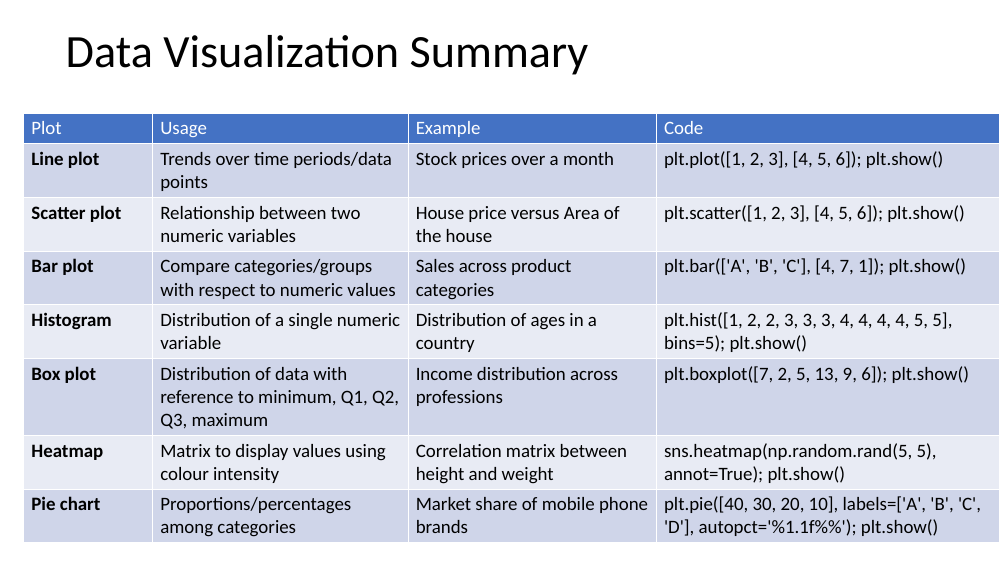
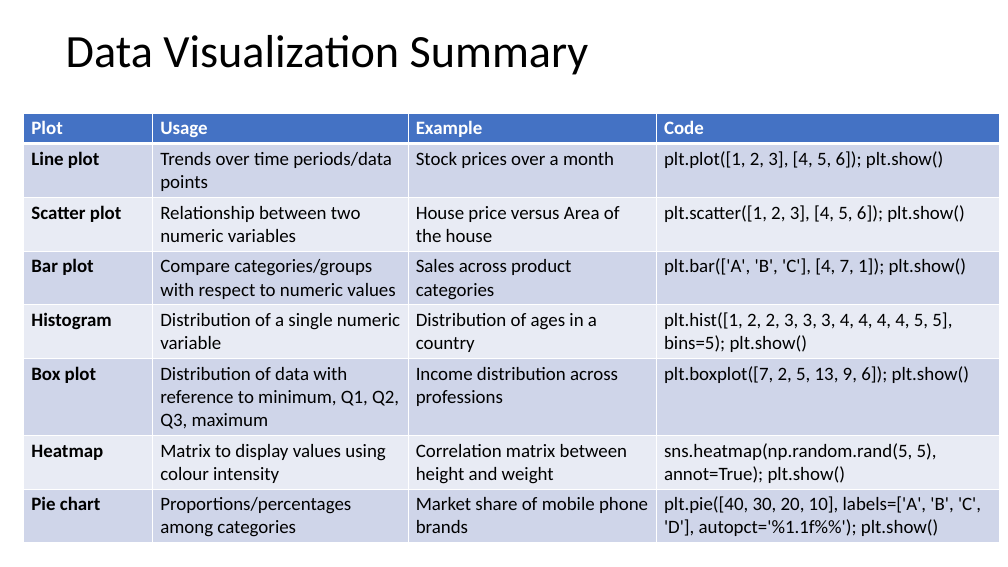
Before and after one commit to Ajay-A-Bhatkar/Advanced_Analytics_07, a slide deck: slide 14 of Notes/NOV 29.pptx. Drawn at 1008x567 pixels with LibreOffice and Linux fonts; fonts in the diff are those of the drawing. Boxes give left, top, right and bottom in pixels: in the first picture for what was removed or moved away, otherwise in the second. Text is boxed around its words. In the diff, an @@ line names an element or a change of style, - is before the commit and + after.

```diff
--- a/Notes/NOV 29.pptx
+++ b/Notes/NOV 29.pptx
@@ table at (x1=24, y1=113, x2=1000, y2=541) @@
@@ bold on in "Plot", "Usage", "Example", "Code" @@
```
Also in this commit, not shown: 3 other slides changed, 2 other files.
